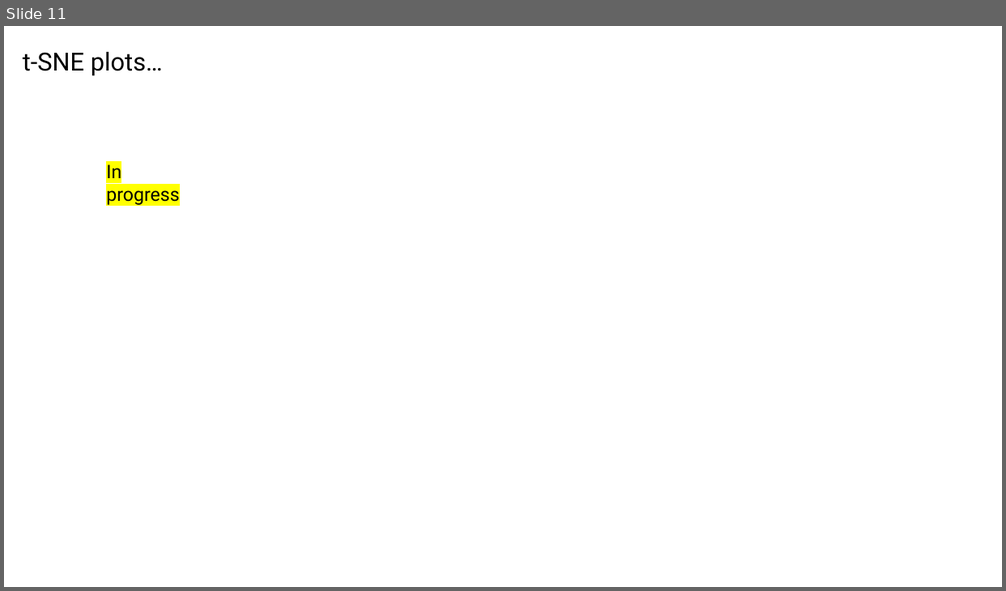
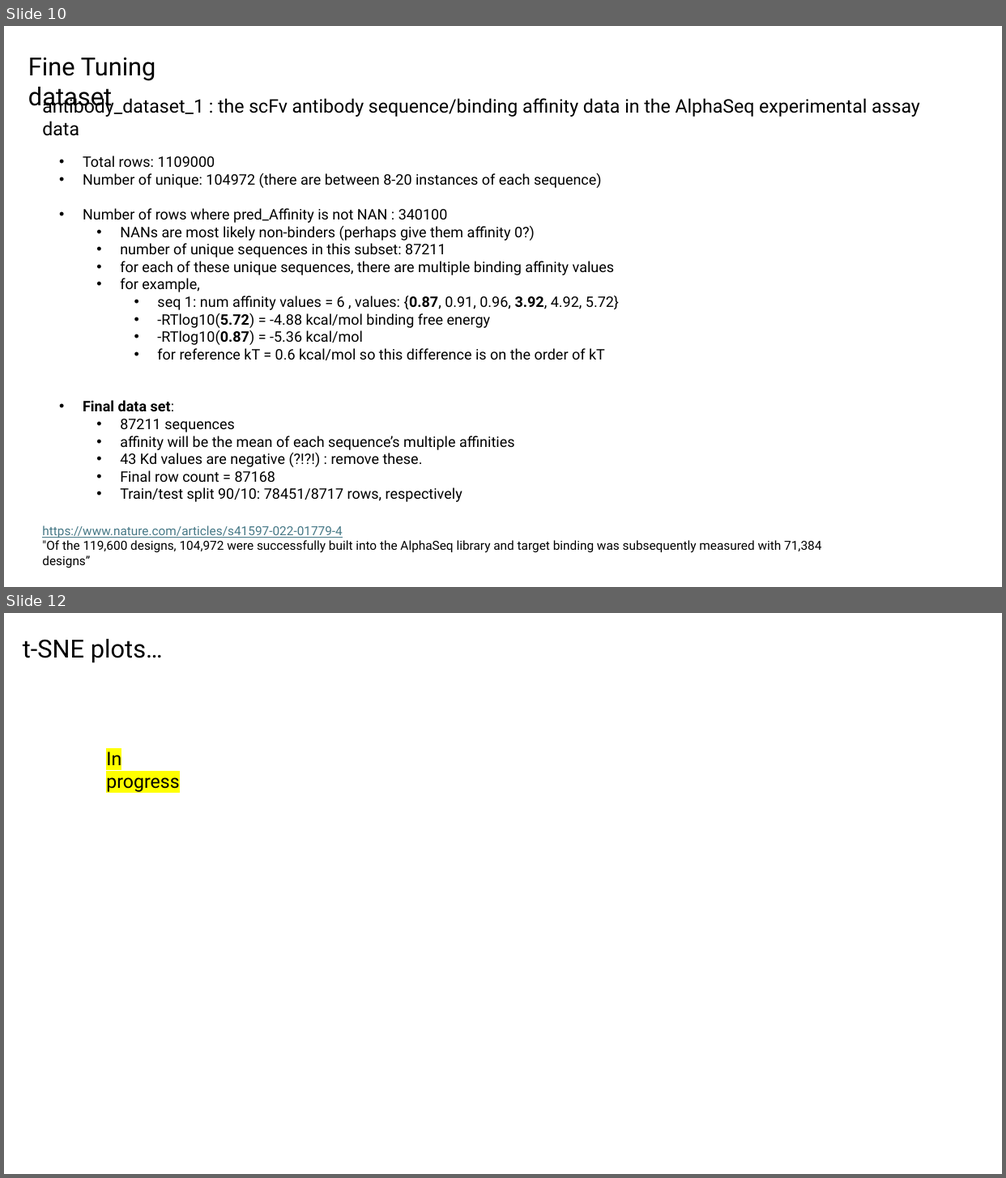
Before and after one commit to planaria158/BERT, a slide deck: Experiments.pptx. Shown one above the other, each under a label of ours: slide 11 before the commit, slides 10 and 12 after it; the slides between them are not shown. The pictures are 1006x591 and 1006x1178 pixels, drawn with LibreOffice and Linux fonts; fonts in the diff are those of the drawing. Boxes give left, top, right and bottom in pixels: in the first picture for what was removed or moved away, otherwise in the second. Text is boxed around its words. In the diff, an @@ line names an element or a change of style, - is before the commit and + after.

Commit message:
slide deck (fine tuning stuff)

```diff
--- a/Experiments.pptx
+++ b/Experiments.pptx
@@ slide 10 added at (4, 26, 1002, 587), background #FFFFFF @@
@@ text added at (28, 58, 156, 112), 24 pt, text #000000 @@
+Fine Tuning dataset
@@ text added at (42, 96, 920, 117), 18 pt, text #000000 @@
+antibody_dataset_1 : the scFv antibody sequence/binding affinity data in the AlphaSeq experimental assay data
@@ text added at (83, 156, 619, 502), 14 pt, text #000000 @@
+• Total rows: 1109000
+• Number of unique: 104972 (there are between 8-20 instances of each sequence)
+• Number of rows where pred_Affinity is not NAN : 340100
+  • NANs are most likely non-binders (perhaps give them affinity 0?)
+  • number of unique sequences in this subset: 87211
+  • for each of these unique sequences, there are multiple binding affinity values
+  • for example,
+    • seq 1: num affinity values = 6 , values: {0.87, 0.91, 0.96, 3.92, 4.92, 5.72}
+    • -RTlog10(5.72) = -4.88 kcal/mol binding free energy
+    • -RTlog10(0.87) = -5.36 kcal/mol
+    • for reference kT = 0.6 kcal/mol so this difference is on the order of kT
+• Final data set:
+  • 87211 sequences
+  • affinity will be the mean of each sequence’s multiple affinities
+  • 43 Kd values are negative (?!?!) : remove these.
+  • Final row count = 87168
+  • Train/test split 90/10: 78451/8717 rows, respectively
@@ text added at (42, 526, 821, 568), 12 pt, text #000000 @@
+https://www.nature.com/articles/s41597-022-01779-4
+"Of the 119,600 designs, 104,972 were successfully built into the AlphaSeq library and target binding was subsequently measured with 71,384 designs”
@@ what was slide 11 is now slide 12 @@
```
Also in this commit, not shown: 1 slide changed.
